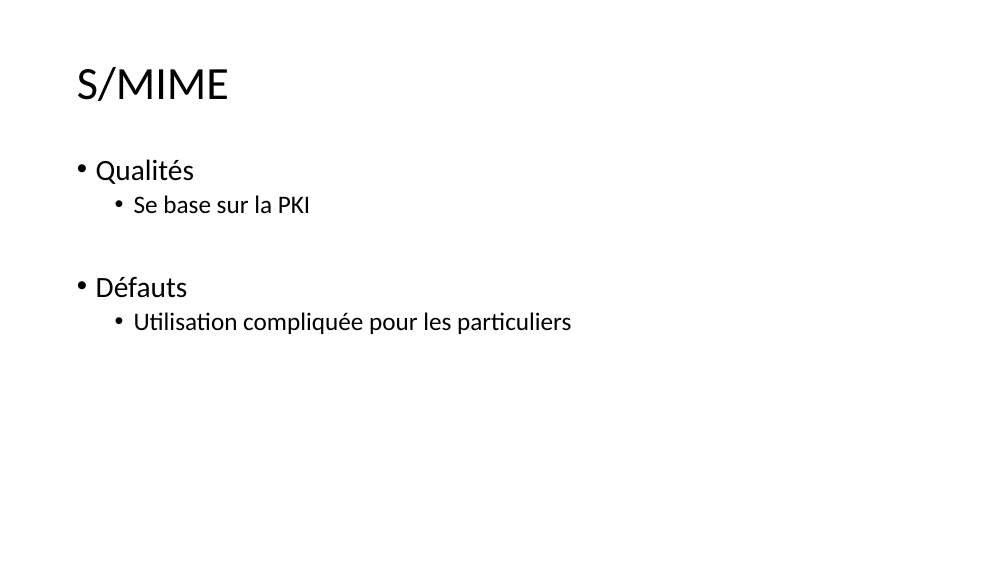
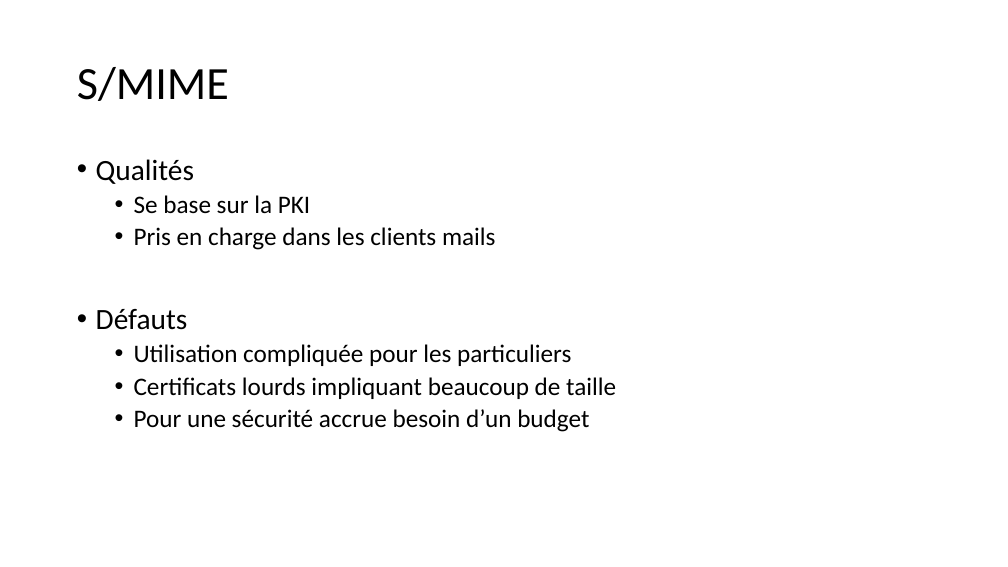
Before and after one commit to mbonjour/TB_Bonjour, a slide deck: slide 5 of Presentation/Presentation_TB_Mickael_Bonjour.pptx. Drawn at 1008x567 pixels with LibreOffice and Linux fonts; fonts in the diff are those of the drawing; background and template pictures are left out. Boxes give left, top, right and bottom in pixels: in the first picture for what was removed or moved away, otherwise in the second. Text is boxed around its words. In the diff, an @@ line names an element or a change of style, - is before the commit and + after.

```diff
--- a/Presentation/Presentation_TB_Mickael_Bonjour.pptx
+++ b/Presentation/Presentation_TB_Mickael_Bonjour.pptx
@@ text at (x1=134, y1=227, x2=496, y2=250): paragraph added @@
+  • Pris en charge dans les clients mails
@@ text at (x1=134, y1=377, x2=616, y2=432): paragraphs added @@
+  • Certificats lourds impliquant beaucoup de taille
+  • Pour une sécurité accrue besoin d’un budget
```
Also in this commit, not shown: 16 other slides changed, 5 slides added, 1 slide removed.
